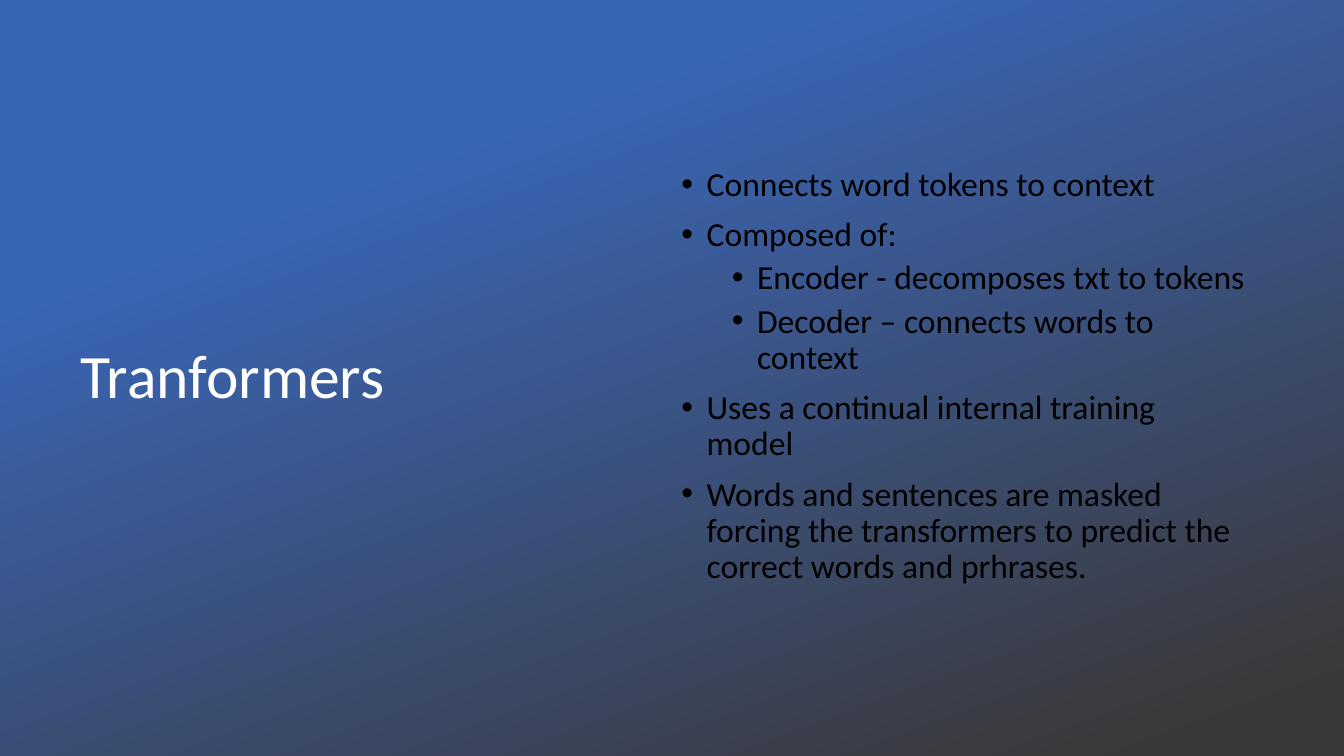
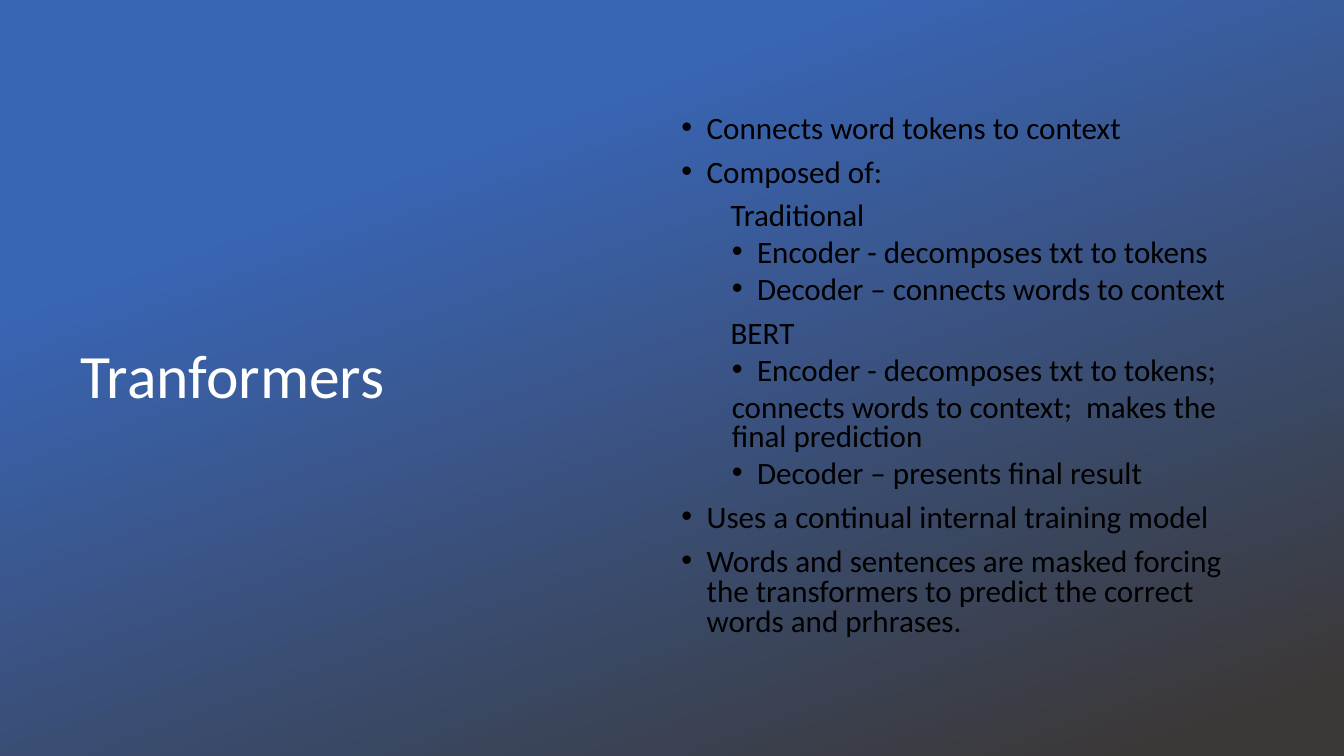
Before and after one commit to scottbing/SB_5410_Midterm_Project, a slide deck: slide 11 of Reverse Mad Libs.pptx (slide 15 before the commit). Drawn at 1344x756 pixels with LibreOffice and Linux fonts; fonts in the diff are those of the drawing; background and template pictures are left out. Boxes give left, top, right and bottom in pixels: in the first picture for what was removed or moved away, otherwise in the second. Text is boxed around its words. In the diff, an @@ line names an element or a change of style, - is before the commit and + after.

```diff
--- a/Reverse Mad Libs.pptx
+++ b/Reverse Mad Libs.pptx
@@ text at [707,117,1225,637]: size 24 to 22.2 pt in "Connects word tokens to context", "Composed of:", "Encoder - decomposes txt to tokens", "Decoder – connects words to context" and 2 more places; line spacing 0.9 to 0.8 @@
@@ text at [731,204,865,226]: paragraph added @@
+Traditional
@@ text at [731,324,1216,489]: paragraphs added @@
+BERT
+  • Encoder - decomposes txt to tokens;
+  connects words to context; makes the final prediction
+  • Decoder – presents final result
```
Also in this commit, not shown: 5 other slides changed, 3 slides added, 4 slides removed, 3 other files.
